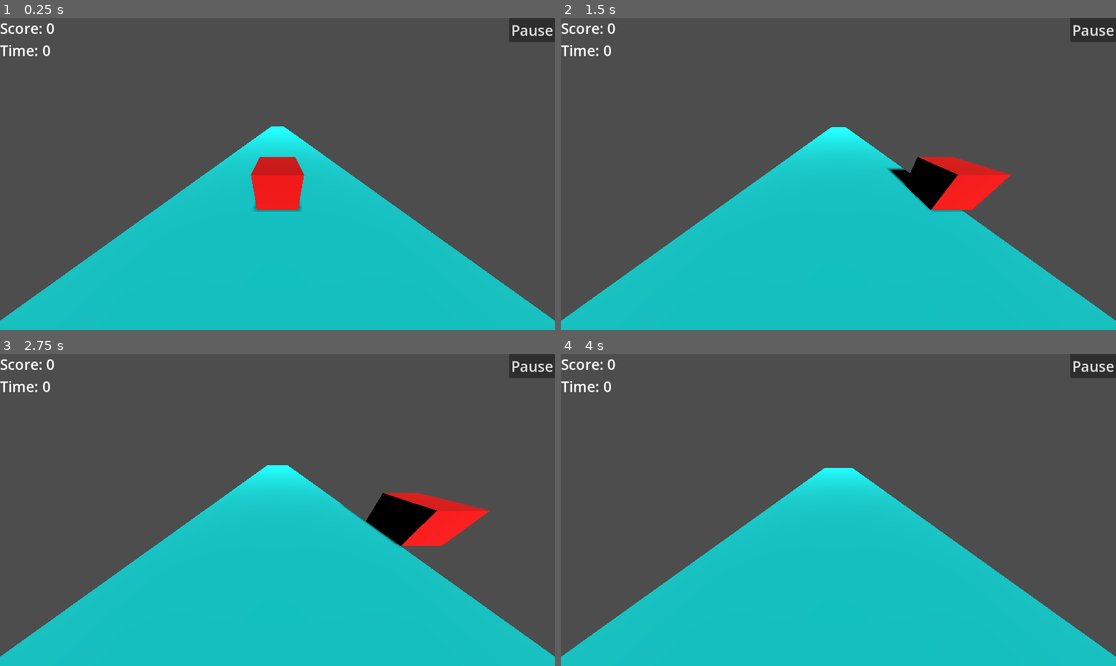
Above: before the commit, frames 1-4 (two rows, left to right).
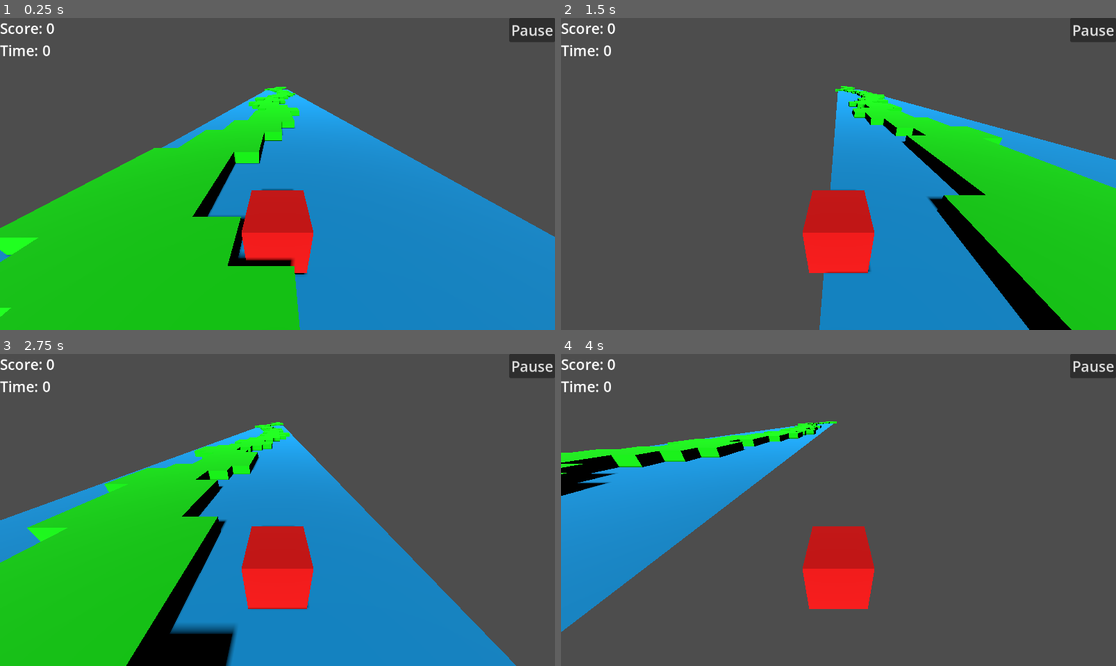
Above: after the commit, the same moments.

Repository: RajaUzaam/path
Game: Godot game, scene res://main.tscn
The game is run twice, just before and just after one commit, with the same random seed, the same clock (stepped at 60 frames per second) and the same inputs.
Inputs (mouse positions are in pixels of both pictures, inside the frame that each line leads up to):
- Up to frame 1 (0.25 s): no input
- Up to frame 2 (1.5 s): tap Enter (ui_accept) at 0.5, 0.6, 0.77, 1.07, 1.35 s; move the mouse to (960, 158) at 0.52 s; hold D (right) 0.53-1.28 s; click (960, 158) at 0.67 s; move the mouse to (727, 189) at 1.27 s; hold A (left) from 1.28 s (still down); click (727, 189) at 1.42 s
- Up to frame 3 (2.75 s): tap Enter (ui_accept) at 1.52, 1.82, 2.1 s; move the mouse to (333, 441) at 2.02 s; release A (left) at 2.03 s; hold D (right) from 2.03 s (still down); click (333, 441) at 2.17 s
- Up to frame 4 (4 s): move the mouse to (810, 572) at 2.77 s; tap Enter (ui_accept) at 2.85, 3.02, 3.32, 3.6, 3.77 s; click (810, 572) at 2.92 s; move the mouse to (1005, 556) at 3.52 s; release D (right) at 3.53 s; hold A (left) from 3.53 s (still down); click (1005, 556) at 3.67 s

The runs differ from the first frame. In frame 1, 55% of the frame differs, in the area x 0-100%, y 22-100%; in frame 2, 51%; in frame 3, 53%; in frame 4, 49%.

Commit message:
Updated

Diff:
--- /dev/null
+++ b/cube.gd
@@ -0,0 +1,8 @@
+extends Node3D
+
+
+func _process(delta):
+	position.x -= 0.125
+	if position.x < -10:
+		get_parent().addCube(false)
+		queue_free()
--- /dev/null
+++ b/cube_mesh.tscn
@@ -0,0 +1,16 @@
+[gd_scene load_steps=4 format=3 uid="uid://c44aqie5assm2"]
+
+[ext_resource type="Script" uid="uid://b7eggblnmtadv" path="res://cube.gd" id="1_c82ro"]
+
+[sub_resource type="StandardMaterial3D" id="StandardMaterial3D_c82ro"]
+albedo_color = Color(0, 1, 0, 1)
+
+[sub_resource type="BoxMesh" id="BoxMesh_vain7"]
+material = SubResource("StandardMaterial3D_c82ro")
+
+[node name="cube_mesh" type="Node3D"]
+script = ExtResource("1_c82ro")
+
+[node name="MeshInstance3D" type="MeshInstance3D" parent="."]
+transform = Transform3D(2.5, 0, 0, 0, 1, 0, 0, 0, 2.5, 0, 0, 0)
+mesh = SubResource("BoxMesh_vain7")
--- a/main.tscn
+++ b/main.tscn
@@ -1,8 +1,9 @@
 [gd_scene load_steps=11 format=3 uid="uid://bv51magwfwfsw"]
 
 [ext_resource type="Script" uid="uid://b0hxy045671ag" path="res://player.gd" id="1_0xm2m"]
-[ext_resource type="Script" uid="uid://b1rxtc6off1kf" path="res://plane.gd" id="1_ig7tw"]
 [ext_resource type="PackedScene" uid="uid://ckm2pb6aj0od1" path="res://ui_scenes/game_ui.tscn" id="3_h2yge"]
+[ext_resource type="Script" uid="uid://bg1mp8w81rib1" path="res://path.gd" id="4_1bvp3"]
+[ext_resource type="PackedScene" uid="uid://c44aqie5assm2" path="res://cube_mesh.tscn" id="5_lquwl"]
 
 [sub_resource type="BoxShape3D" id="BoxShape3D_7dm0k"]
 
@@ -12,25 +13,21 @@
 [sub_resource type="BoxMesh" id="BoxMesh_0xm2m"]
 material = SubResource("StandardMaterial3D_ig7tw")
 
-[sub_resource type="PhysicsMaterial" id="PhysicsMaterial_h2yge"]
+[sub_resource type="StandardMaterial3D" id="StandardMaterial3D_1bvp3"]
+albedo_color = Color(0, 0.678431, 1, 1)
+
+[sub_resource type="PlaneMesh" id="PlaneMesh_7mycd"]
+material = SubResource("StandardMaterial3D_1bvp3")
 
 [sub_resource type="BoxShape3D" id="BoxShape3D_1bvp3"]
-
-[sub_resource type="StandardMaterial3D" id="StandardMaterial3D_lquwl"]
-albedo_color = Color(0, 1, 1, 1)
-
-[sub_resource type="BoxMesh" id="BoxMesh_7mycd"]
-material = SubResource("StandardMaterial3D_lquwl")
+size = Vector3(50, 0, 12)
 
 [node name="Main" type="Node3D"]
-
-[node name="Camera3D" type="Camera3D" parent="."]
-transform = Transform3D(-3.78552e-08, 0.5, -0.866025, 2.18557e-08, 0.866025, 0.5, 1, 0, -4.37114e-08, -1.96079, 1.8655, 0)
-fov = 120.0
 
 [node name="Player" type="CharacterBody3D" parent="."]
 transform = Transform3D(1, 0, 0, 0, 1, 0, 0, 0, 1, 0, 0.581358, 0)
 script = ExtResource("1_0xm2m")
+SPEED = 7.5
 
 [node name="CollisionShape3D" type="CollisionShape3D" parent="Player"]
 shape = SubResource("BoxShape3D_7dm0k")
@@ -38,23 +35,34 @@
 [node name="MeshInstance3D" type="MeshInstance3D" parent="Player"]
 mesh = SubResource("BoxMesh_0xm2m")
 
-[node name="Plane" type="StaticBody3D" parent="."]
-transform = Transform3D(100, 0, 0, 0, 0.01, 0, 0, 0, 6, 0, 0, 0)
-physics_material_override = SubResource("PhysicsMaterial_h2yge")
-script = ExtResource("1_ig7tw")
-SPEED = 0.125
-
-[node name="CollisionShape3D" type="CollisionShape3D" parent="Plane"]
-shape = SubResource("BoxShape3D_1bvp3")
-
-[node name="MeshInstance3D" type="MeshInstance3D" parent="Plane"]
-mesh = SubResource("BoxMesh_7mycd")
+[node name="Camera3D" type="Camera3D" parent="Player"]
+transform = Transform3D(-3.78552e-08, 0.5, -0.866025, 2.18557e-08, 0.866025, 0.5, 1, 1.95399e-14, -4.37114e-08, -1.96079, 2.28413, 2.27374e-13)
+fov = 90.0
 
 [node name="DirectionalLight3D" type="DirectionalLight3D" parent="."]
 transform = Transform3D(-4.37114e-08, 0.5, -0.866025, 0, 0.866025, 0.5, 1, 2.18557e-08, -3.78552e-08, -6, 4, 0)
 shadow_enabled = true
 
-[node name="CanvasLayer" type="CanvasLayer" parent="."]
-visible = false
+[node name="testCamera" type="Camera3D" parent="."]
+transform = Transform3D(1, 0, 0, 0, -4.37114e-08, 1, 0, -1, -4.37114e-08, 0, 51.6702, 0)
 
 [node name="GameUI" parent="." instance=ExtResource("3_h2yge")]
+
+[node name="Path" type="Node3D" parent="." node_paths=PackedStringArray("plane")]
+script = ExtResource("4_1bvp3")
+cube_scene = ExtResource("5_lquwl")
+number_of_cubes = 200
+x_step_size = 1.0
+bump_corr_freq = 3
+start_x = -10.0
+plane = NodePath("../StaticBody3D/Plane")
+
+[node name="StaticBody3D" type="StaticBody3D" parent="."]
+
+[node name="Plane" type="MeshInstance3D" parent="StaticBody3D"]
+transform = Transform3D(100, 0, 0, 0, 1, 0, 0, 0, 6, 0, 0, 0)
+mesh = SubResource("PlaneMesh_7mycd")
+skeleton = NodePath("")
+
+[node name="CollisionShape3D" type="CollisionShape3D" parent="StaticBody3D"]
+shape = SubResource("BoxShape3D_1bvp3")
--- /dev/null
+++ b/path.gd
@@ -0,0 +1,53 @@
+extends Node3D
+
+@export var cube_scene: PackedScene
+@export var number_of_cubes: int = 50
+@export var x_step_size: float = 0.5
+@export var z_step_size: float = 1
+@export var bump_corr_freq: int = 5
+@export var start_x: float = 0
+@export var plane: MeshInstance3D
+var bump_flag: int = 0
+var corr_count = 0
+var current_position
+
+func _ready():
+	current_position = Vector3(start_x, 0, 0)
+	randomize()
+
+	for i in range(number_of_cubes):
+		addCube(true)
+func addCube(gen: bool):
+	var cube = cube_scene.instantiate()
+	add_child(cube)
+	current_position = newRandPos(current_position)
+	cube.position = current_position
+	if gen:
+		current_position.x += x_step_size
+
+func newRandPos(currPos):
+	var randPos = currPos
+	var randi = randi_range(1, 2)
+	if bump_flag != 0:
+		randPos = fixBump(randPos)
+		return randPos
+	if currPos.z >= plane.scale.z:
+		bump_flag = 1
+	elif currPos.z <= -plane.scale.z:
+		bump_flag = -1
+	else:
+		match randi:
+			1: randPos.z += z_step_size
+			2: randPos.z -= z_step_size
+	return randPos
+
+func fixBump(currPos):
+	if bump_flag == 1:
+		currPos.z -= 1
+	elif bump_flag == -1:
+		currPos.z += 1
+	if corr_count >= bump_corr_freq:
+		bump_flag = 0
+		corr_count = 0
+	corr_count += 1
+	return currPos
--- a/plane.gd
+++ /dev/null
@@ -1,9 +0,0 @@
-extends StaticBody3D
-
-@export var SPEED: float = 1
-
-func _ready():
-	pass
-
-func _process(delta):
-	position.x -= SPEED
--- a/player.gd
+++ b/player.gd
@@ -1,25 +1,49 @@
 extends CharacterBody3D
 
 
-const SPEED = 5.0
-const JUMP_VELOCITY = 4.5
+@export var SPEED: float = 5.0
+@export var JUMP_VELOCITY: float = 4.5
+var mouse_captured = false
 
 
+#func _physics_process(delta):
+	#if not is_on_floor():
+		#velocity += get_gravity() * delta
+#
+	#if Input.is_action_just_pressed("ui_accept") and is_on_floor():
+		#velocity.y = JUMP_VELOCITY
+#
+	#var input_dir = -int(Input.is_action_pressed("left")) + int(Input.is_action_pressed("right"))
+	#if input_dir != 0:
+		#velocity.z = input_dir * SPEED
+	#else:
+		#velocity.z = move_toward(velocity.z, 0, SPEED)
+#
+	#move_and_slide()
+
 func _physics_process(delta):
-	# Add the gravity.
 	if not is_on_floor():
 		velocity += get_gravity() * delta
 
-	# Handle jump.
-	if Input.is_action_just_pressed("ui_accept") and is_on_floor():
-		velocity.y = JUMP_VELOCITY
+	if !mouse_captured:
+		return
 
-	# Get the input direction and handle the movement/deceleration.
-	# As good practice, you should replace UI actions with custom gameplay actions.
-	var input_dir = -int(Input.is_action_pressed("left")) + int(Input.is_action_pressed("right"))
-	if input_dir != 0:
-		velocity.z = input_dir * SPEED
-	else:
-		velocity.z = move_toward(velocity.z, 0, SPEED)
+	var mouse_pos = get_viewport().get_mouse_position()
+	var screen_width = get_viewport().size.x
+
+	var scale = 0.025
+	var offset = (mouse_pos.x - screen_width / 2.0) * scale
+
+	var pos = global_position
+	pos.z = offset
+	global_position = pos
 
 	move_and_slide()
+
+func _input(event):
+	if Input.is_mouse_button_pressed(MOUSE_BUTTON_LEFT):
+		Input.mouse_mode = Input.MOUSE_MODE_HIDDEN
+		mouse_captured = true
+	elif event.as_text() == "Tab":
+		Input.mouse_mode = Input.MOUSE_MODE_VISIBLE
+		mouse_captured = false
Not shown, added: cube.gd.uid
Not shown, added: path.gd.uid
Not shown, removed: plane.gd.uid
Not shown, added: main.tscn9104145092.tmp
